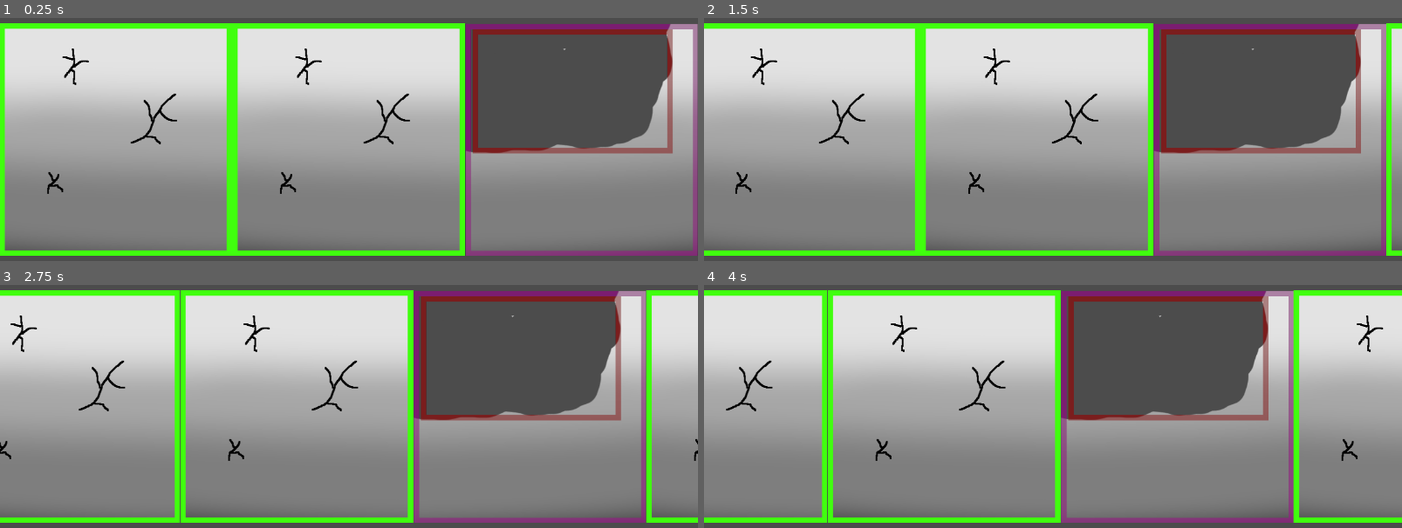
Above: before the commit, frames 1-4 (two rows, left to right).
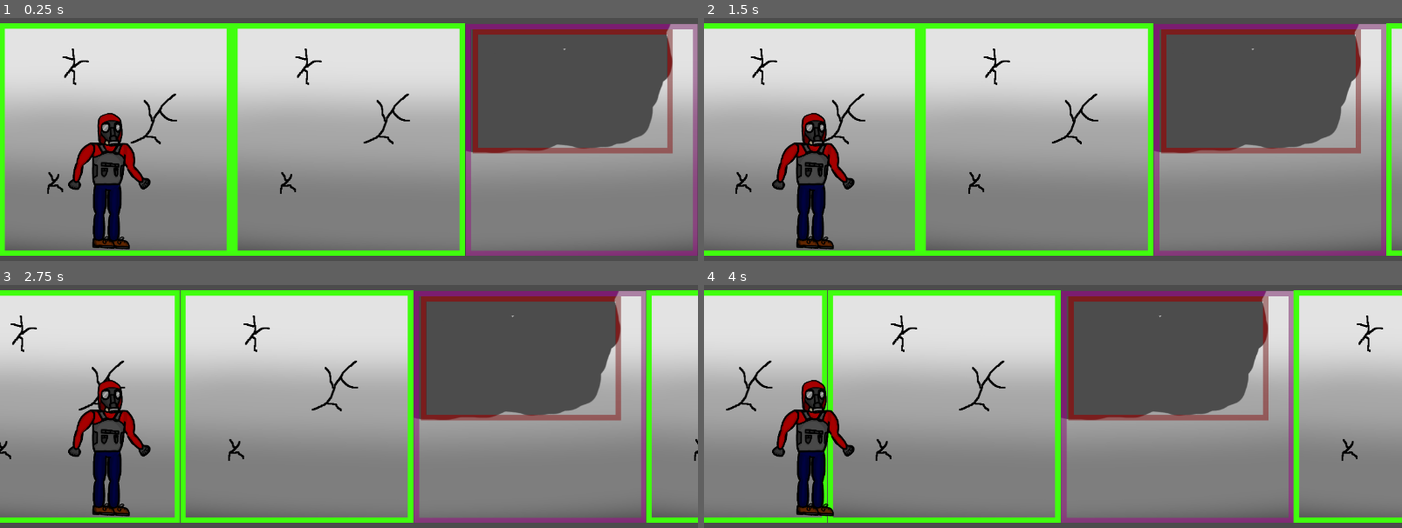
Above: after the commit, the same moments.

Repository: tagisgame/hopeless-resistance
Game: Godot game, scene res://src/scenes/2dMain.tscn
Two runs of this game, one before a commit and one after it. Both use one fixed random seed, a clock stepped at 60 frames per second and the inputs below.
Inputs:
- Up to frame 1 (0.25 s): no input
- Up to frame 2 (1.5 s): tap Space (ui_accept) at 0.6, 0.77, 1.07, 1.35 s
- Up to frame 3 (2.75 s): tap Space (ui_accept) at 1.52, 1.82, 2.1 s
- Up to frame 4 (4 s): tap Space (ui_accept) at 2.85, 3.02, 3.32, 3.6, 3.77 s

The runs differ from the first frame. In frame 1, 2.8% of the frame differs, in the area x 9-22%, y 39-96%; in frame 2, 2.8%; in frame 3, 2.8%; in frame 4, 2.8%.

Commit message:
Added crouch prototype
Added movement.gd in src\scripts

Diff:
--- a/src/scenes/2dMain.tscn
+++ b/src/scenes/2dMain.tscn
@@ -1,7 +1,16 @@
-[gd_scene load_steps=3 format=2]
+[gd_scene load_steps=7 format=2]
 
 [ext_resource path="res://src/scripts/2dMain.gd" type="Script" id=1]
 [ext_resource path="res://src/scenes/Track.tscn" type="PackedScene" id=2]
+[ext_resource path="res://src/assets/character/Character.png" type="Texture" id=3]
+[ext_resource path="res://src/scripts/Movement.gd" type="Script" id=4]
+
+[sub_resource type="RectangleShape2D" id=2]
+extents = Vector2( 96, 122 )
+
+[sub_resource type="CapsuleShape2D" id=1]
+radius = 42.0
+height = 158.0
 
 [node name="2dMain" type="Node2D"]
 script = ExtResource( 1 )
@@ -12,4 +21,23 @@
 obstacles_frequency = 2
 track_block_width = 427
 
+[node name="Player" type="KinematicBody2D" parent="."]
+script = ExtResource( 4 )
+
+[node name="TriggerAreaTest" type="Area2D" parent="Player"]
+position = Vector2( 418, 447 )
+
+[node name="TriggerAreaHitboxTest" type="CollisionShape2D" parent="Player/TriggerAreaTest"]
+position = Vector2( 10, 5 )
+shape = SubResource( 2 )
+
+[node name="Character" type="Sprite" parent="Player"]
+position = Vector2( 120, 325 )
+texture = ExtResource( 3 )
+centered = false
+
+[node name="StandingShape" type="CollisionShape2D" parent="Player"]
+position = Vector2( 296, 458 )
+shape = SubResource( 1 )
+
 [connection signal="ready" from="Track" to="." method="_on_Track_ready"]
--- /dev/null
+++ b/src/scenes/Player.gd
@@ -0,0 +1,28 @@
+extends KinematicBody2D
+
+
+#Helps to change player hitbox in crouching state
+onready var standing_collision = $StandingShape
+onready var crouching_collision = $CrouchingShape
+onready var standing_hitbox = $Hitbox/StandingShape
+onready var crouching_hitbox = $Hitbox/CrouchingShape
+
+
+func _on_crouch():
+
+	standing_collision.disabled = true #disables standing collision
+	crouching_collision.disabled = false #enables crouching collision
+	standing_hitbox.disable = true #disables standing hitbox
+	crouching_hitbox.disable = false #enables standing hitbox
+
+func _on_stand(): #so it's the the opposite to the _on_crouch :O
+
+	standing_collision.disabled = false #enables standing collision
+	crouching_collision.disabled = true #disables crouching collision
+	standing_hitbox.disable = false #enable standing hitbox
+	crouching_hitbox.disable = true #disables standing hitbox
+
+func _input(event):
+
+	if(Input.action_press("ui_accept")):
+		print("jump")
--- /dev/null
+++ b/src/scripts/Movement.gd
@@ -0,0 +1,28 @@
+extends KinematicBody2D
+
+onready var character = get_node("Character") #adds character var connected to in-game character
+onready var hitbox = get_node("StandingShape") #adds character hitbox var
+onready var areahitbox = get_node("TriggerAreaTest/TriggerAreaHitboxTest")
+
+var object = character
+
+func _physics_process(delta):
+
+	if character.has_method("interact"):
+		print("collision")
+
+	if Input.is_action_just_pressed("ui_accept"): #checks if spacebar has been PRESSED
+		character.position.y += 100 #changes player y position to crouch state -temp
+		hitbox.position.y += 100 #changes players hitbox y position to match player y position -temp
+		print("crouch") #just to make sure lol
+
+	if Input.is_action_just_released("ui_accept"): #checks if spacebar has been RELEASED
+		character.position.y -= 100 #resets player y position to stanging state - temp
+		hitbox.position.y -= 100 #changes player hitbox y position to match player y position =temp
+		print("nice") # again - just to make sure
+
+
+
+#It ain't perfect and it ain't much, better than my first verion where I used global.position (wtf)
+#Please don't scream It's 2AM I just wanna sleep
+#At least now I know how to make dis, well do I?
--- a/src/scripts/TrackGenerator.gd
+++ b/src/scripts/TrackGenerator.gd
@@ -25,9 +25,9 @@
 
 
 func _process(delta):
-	print(gamespeed)
+	#print(gamespeed)
 	if track_blocks_arr[track_blocks_arr.size() - 1].position.x < -1280:
-		print("track block removing...")
+		#print("track block removing...")
 		track_blocks_arr.pop_back()
 
 		var new_x = track_blocks_arr[0].position.x + 427
@@ -56,7 +56,7 @@
 
 # Function generating track block
 func generate_track_block(x = 0):
-	print("track block generating...")
+	#print("track block generating...")
 	var next_block_data
 	var next_block = track_block_scene.instance()
 
@@ -81,7 +81,7 @@
 	return next_block
 
 func update_speed(delta):
-	print("updating speed with increment of:" + str(gamespeed_increment))
-	print("old speed:" + str(gamespeed))
+	#print("updating speed with increment of:" + str(gamespeed_increment))
+	#print("old speed:" + str(gamespeed))
 	gamespeed += gamespeed_increment * delta
-	print("new speed:" + str(gamespeed))
+	#print("new speed:" + str(gamespeed))
Binary file added: src/assets/character/Character.png
Not shown, added: src/assets/character/Character.png.import
Not shown, added: src/scenes/Player.vs
